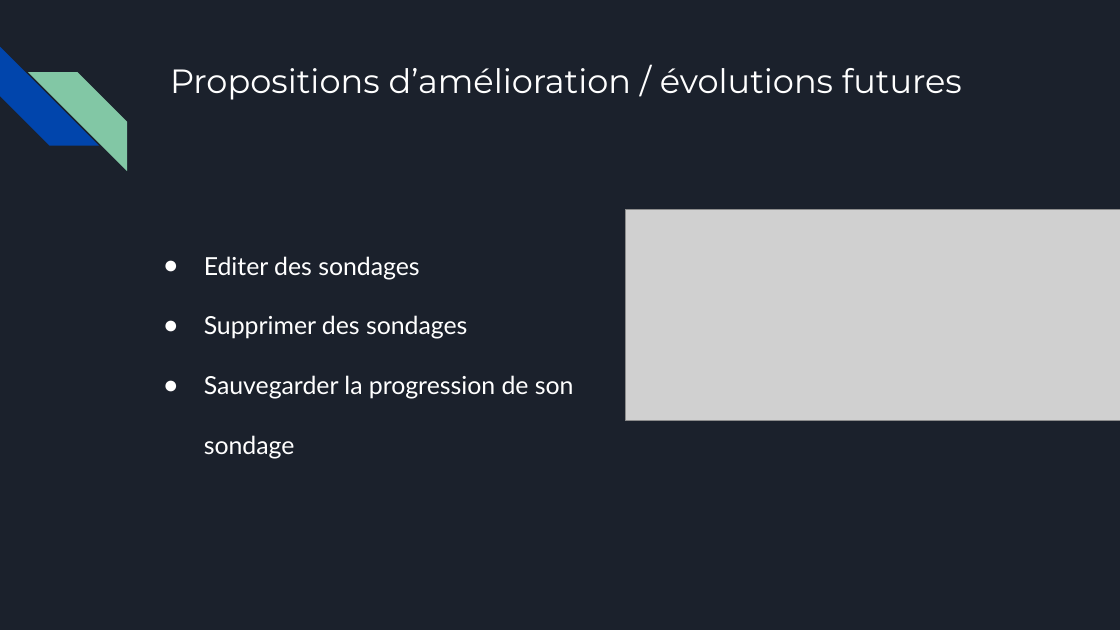
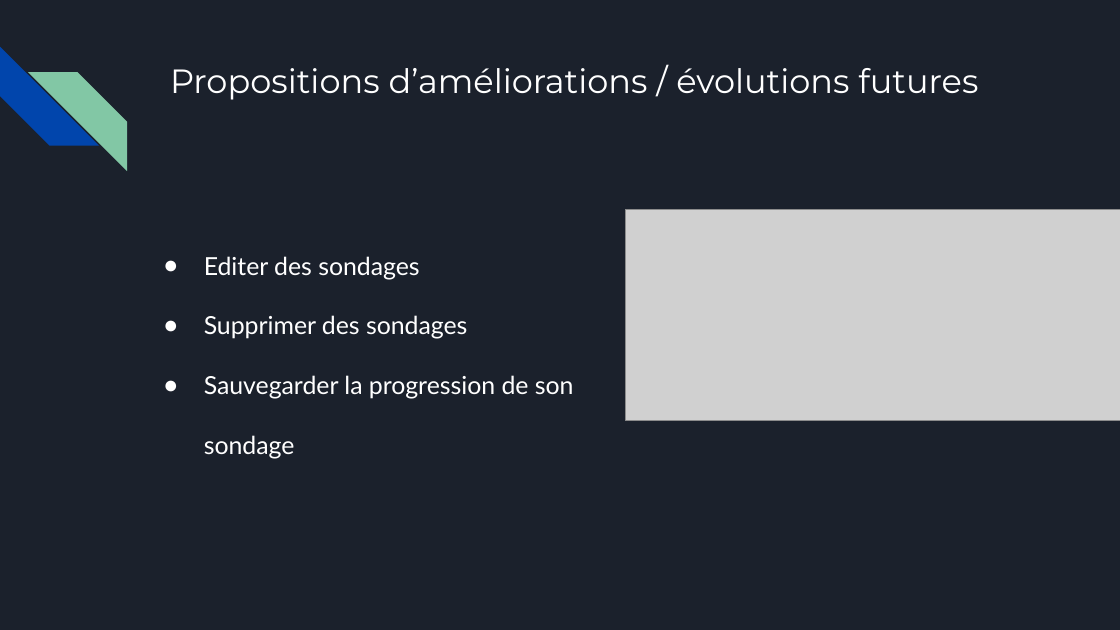
Before and after one commit to cyrilmarceau/Bigscreen, a slide deck: slide 19 of Présentation oral.pptx. Drawn at 1120x630 pixels with LibreOffice and Linux fonts; fonts in the diff are those of the drawing; grey boxes stand for pictures. Boxes give left, top, right and bottom in pixels: in the first picture for what was removed or moved away, otherwise in the second. Text is boxed around its words. In the diff, an @@ line names an element or a change of style, - is before the commit and + after.

```diff
--- a/Présentation oral.pptx
+++ b/Présentation oral.pptx
@@ title at [170, 68, 978, 100]: text changed @@
-Propositions d’amélioration / évolutions futures
+Propositions d’améliorations / évolutions futures
```
Also in this commit, not shown: 4 other slides changed, 2 slides added, 1 slide removed, 1 other file.
